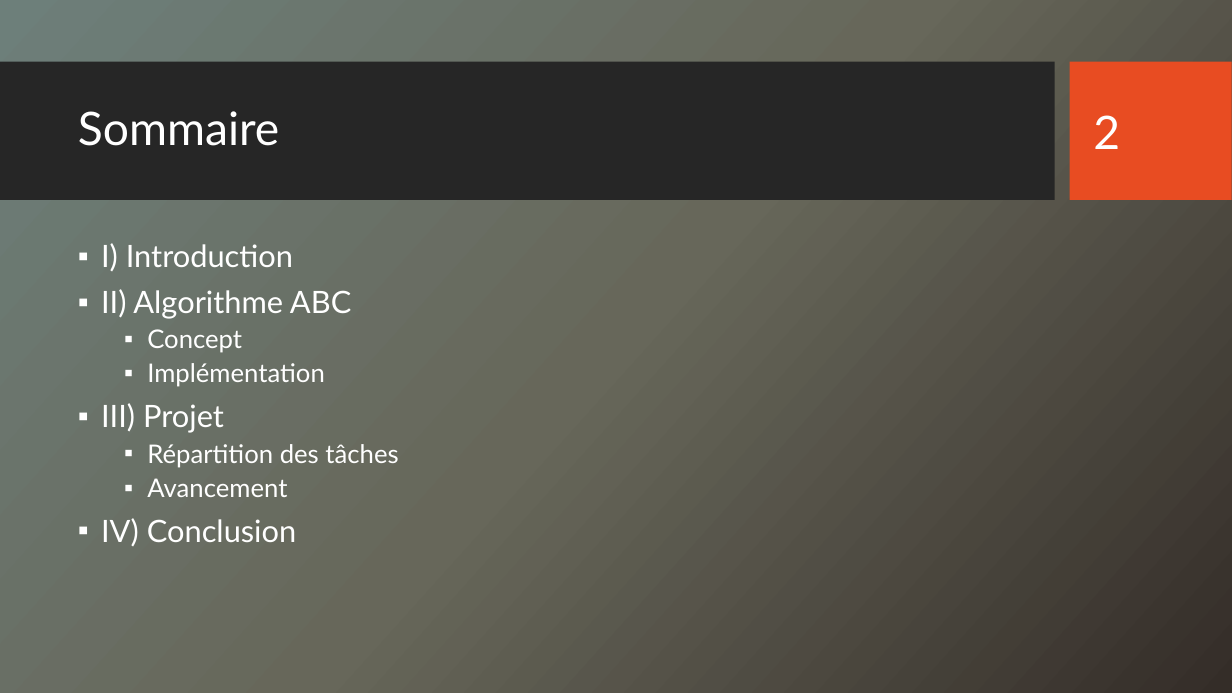
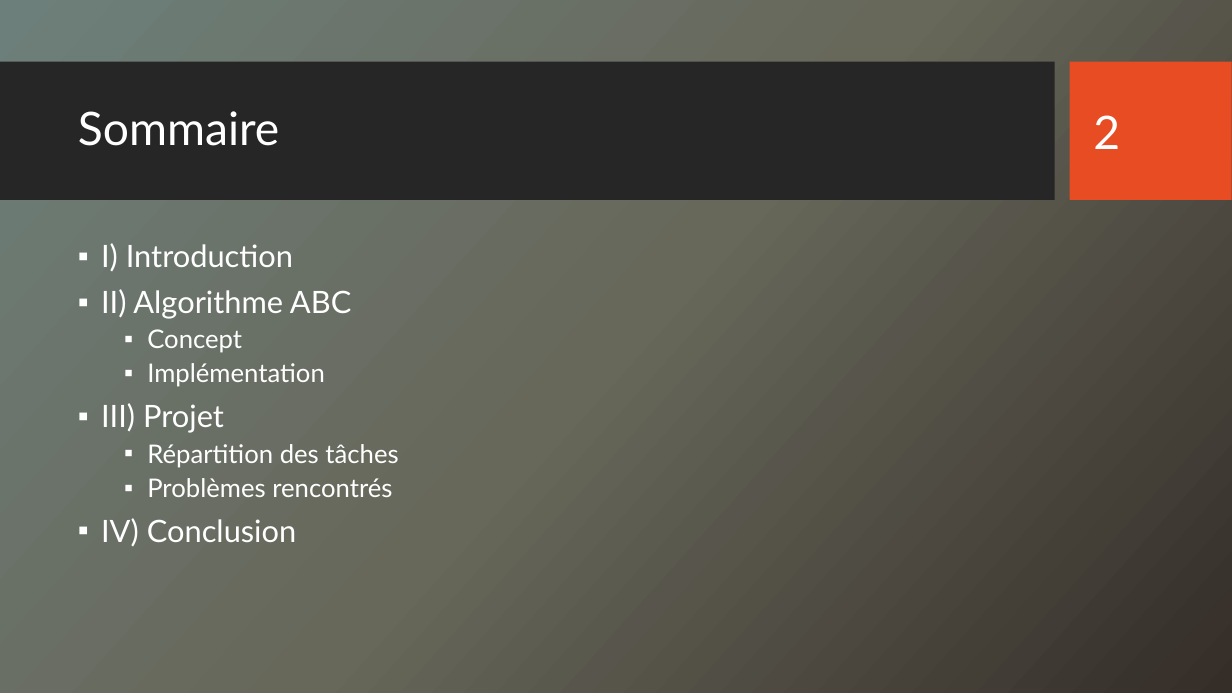
Before and after one commit to kazouke/Artificial-Bee-Colony, a slide deck: slide 2 of Intelligence Artificielle.pptx. Drawn at 1232x693 pixels with LibreOffice and Linux fonts; fonts in the diff are those of the drawing; background and template pictures are left out. Boxes give left, top, right and bottom in pixels: in the first picture for what was removed or moved away, otherwise in the second. Text is boxed around its words. In the diff, an @@ line names an element or a change of style, - is before the commit and + after.

```diff
--- a/Intelligence Artificielle.pptx
+++ b/Intelligence Artificielle.pptx
@@ text at <box>147,478,392,497</box>: text changed @@
-  ▪ Avancement
+  ▪ Problèmes rencontrés
```
Also in this commit, not shown: 1 other slide changed, 1 slide added, 1 slide removed.
